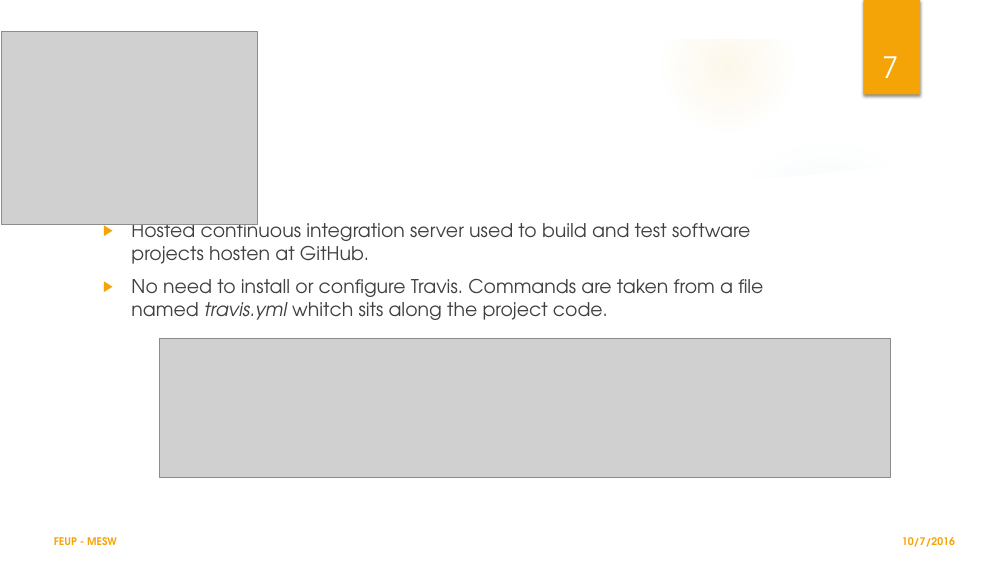
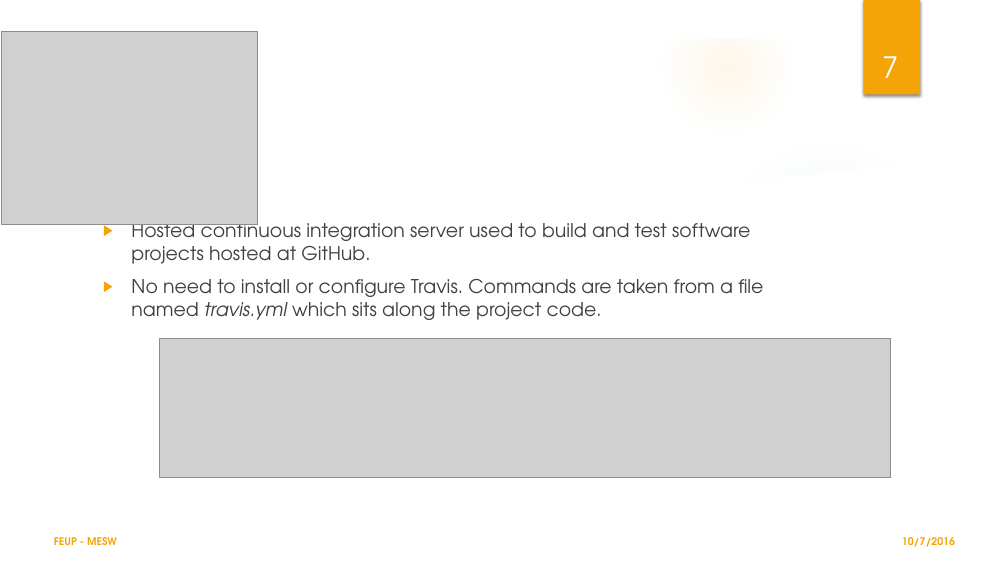
Before and after one commit to LESTeamC/CONTINUOUS_INTEGRATION, a slide deck: slide 7 of CI_TEAMC.pptx. Drawn at 1008x567 pixels with LibreOffice and Linux fonts; fonts in the diff are those of the drawing; grey boxes stand for pictures; background and template pictures are left out. Boxes give left, top, right and bottom in pixels: in the first picture for what was removed or moved away, otherwise in the second. Text is boxed around its words. In the diff, an @@ line names an element or a change of style, - is before the commit and + after.

Commit message:
Updated Table for Travis CI

```diff
--- a/CI_TEAMC.pptx
+++ b/CI_TEAMC.pptx
@@ text at <box>131,218,763,320</box>: text changed @@
-▶ Hosted continuous integration server used to build and test software projects hosten at GitHub.
-▶ No need to install or configure Travis. Commands are taken from a file named travis.yml whitch sits along the project code.
+▶ Hosted continuous integration server used to build and test software projects hosted at GitHub.
+▶ No need to install or configure Travis. Commands are taken from a file named travis.yml which sits along the project code.
```
Also in this commit, not shown: 5 other slides changed.
